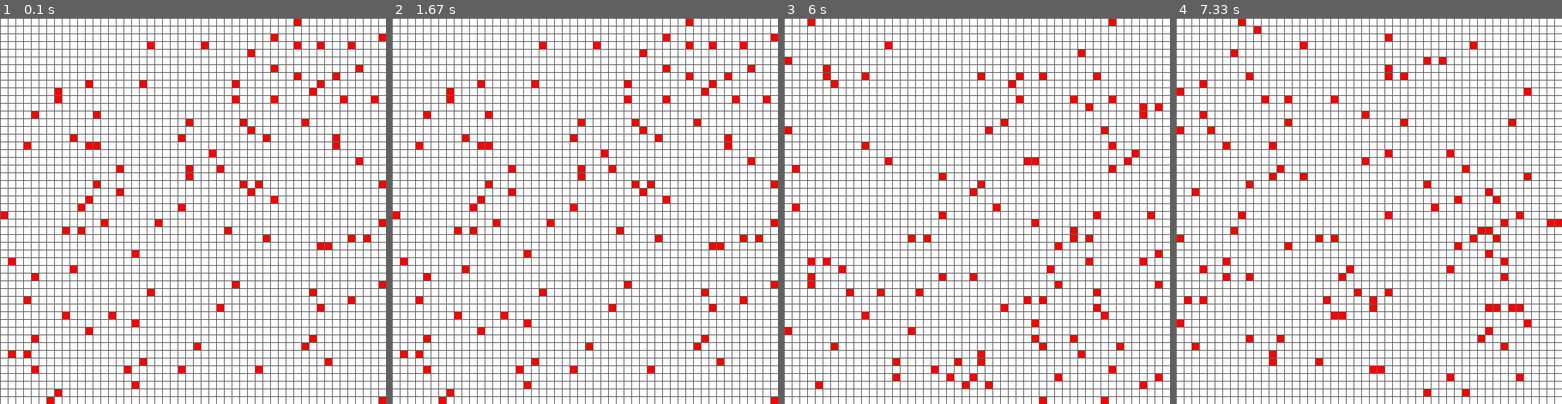
Above: before the commit, frames 1-4 (left to right).
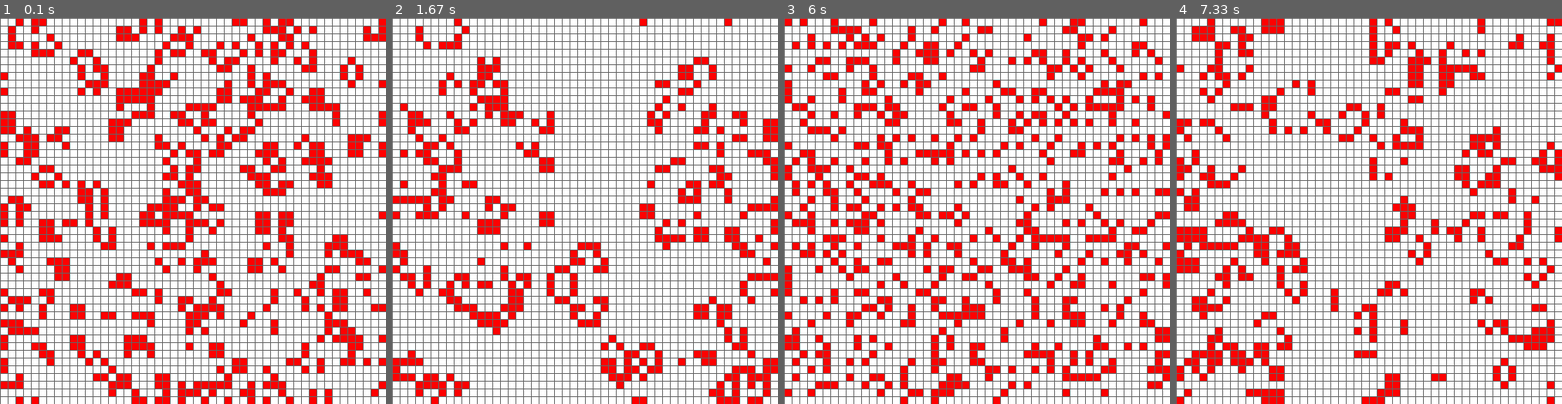
Above: after the commit, the same moments.

Repository: jabools/wsb-python-gol
Game: pygame game, started from game-of-life/main.py
The game is run twice, just before and just after one commit, with the same random seed, the same clock (stepped at 60 frames per second) and the same inputs.
Inputs:
- Up to frame 1 (0.1 s): no input
- Up to frame 2 (1.67 s): tap Space at 0.33, 0.67, 1 s
- Up to frame 3 (6 s): tap R at 5.83 s
- Up to frame 4 (7.33 s): tap R at 6.17 s; tap Space at 6.5, 6.83, 7.17 s

The runs differ from the first frame. In frame 1, 22% of the frame differs, in the area x 0-100%, y 0-100%; in frame 2, 16%; in frame 3, 22%; in frame 4, 16%.

Commit message:
Implemented GoL logic

Diff:
--- a/game-of-life/models/population.py
+++ b/game-of-life/models/population.py
@@ -1,5 +1,5 @@
 from .model_base import ModelBase
-from random import randrange
+from random import randrange, choice
 from factories.cell_factory import CellFactory
 
 
@@ -8,6 +8,8 @@
         super().__init__()
         self.__evolve = True
         self.__size = size
+        self.__width = round(self.__size[0] / 10)
+        self.__height = round(self.__size[1] / 10)
         self.__cell_factory = cell_factory
         self.__cells = self.__init_cells()
         self.reset_population()
@@ -19,26 +21,54 @@
         if self.__evolve:
             self.__next_generation()
 
-        [[self.__cells[x][y].notify() for y in range(round(self.__size[1] / 10))]
-         for x in range(round(self.__size[0] / 10))]
+        [[self.__cells[x][y].notify() for y in range(self.__height)]
+         for x in range(self.__width)]
 
     def notify(self):
         pass
 
     def reset_population(self):
-        [[self.__cells[x][y].modify(False) for y in range(round(self.__size[1] / 10))]
-         for x in range(round(self.__size[0] / 10))]
-
-        for x in range(100, 200):
-            self.__cells[randrange(0, round(self.__size[0] / 10))][
-                randrange(0, round(self.__size[1] / 10))].modify(True)
-
-    def __next_generation(self):
-        pass
+        [[self.__cells[x][y].modify(choice([True, False, False, False])) for y in range(self.__height)]
+         for x in range(self.__width)]
 
     def toggle_evolution(self):
         self.__evolve = not self.__evolve
 
     def __init_cells(self):
-        return [[self.__cell_factory.create(x, y) for y in range(round(self.__size[1] / 10))]
-                for x in range(round(self.__size[0] / 10))]
+        return [[self.__cell_factory.create(x, y) for y in range(self.__height)]
+                for x in range(self.__width)]
+
+    def __next_generation(self):
+        next_generation = self.__init_cells()
+
+        for x in range(len(self.__cells)):
+            column = self.__cells[x]
+
+            for y in range(len(column)):
+                count = sum(self.__neighbours(x, y))
+
+                if count == 3:
+                    next_generation[x][y].modify(True)
+                elif count == 2:
+                    next_generation[x][y].modify(column[y].alive)
+                else:
+                    next_generation[x][y].modify(False)
+
+        self.__cells = next_generation
+
+    def __neighbours(self, x, y):
+        for nx in range(x - 1, x + 2):
+            for ny in range(y - 1, y + 2):
+                if nx == x and ny == y:
+                    continue
+
+                if nx >= self.__width:
+                    nx = 0
+                elif nx < 0:
+                    nx = self.__width - 1
+                if ny >= self.__height:
+                    ny = 0
+                elif ny < 0:
+                    ny = self.__height - 1
+
+                yield int(self.__cells[nx][ny].alive)
